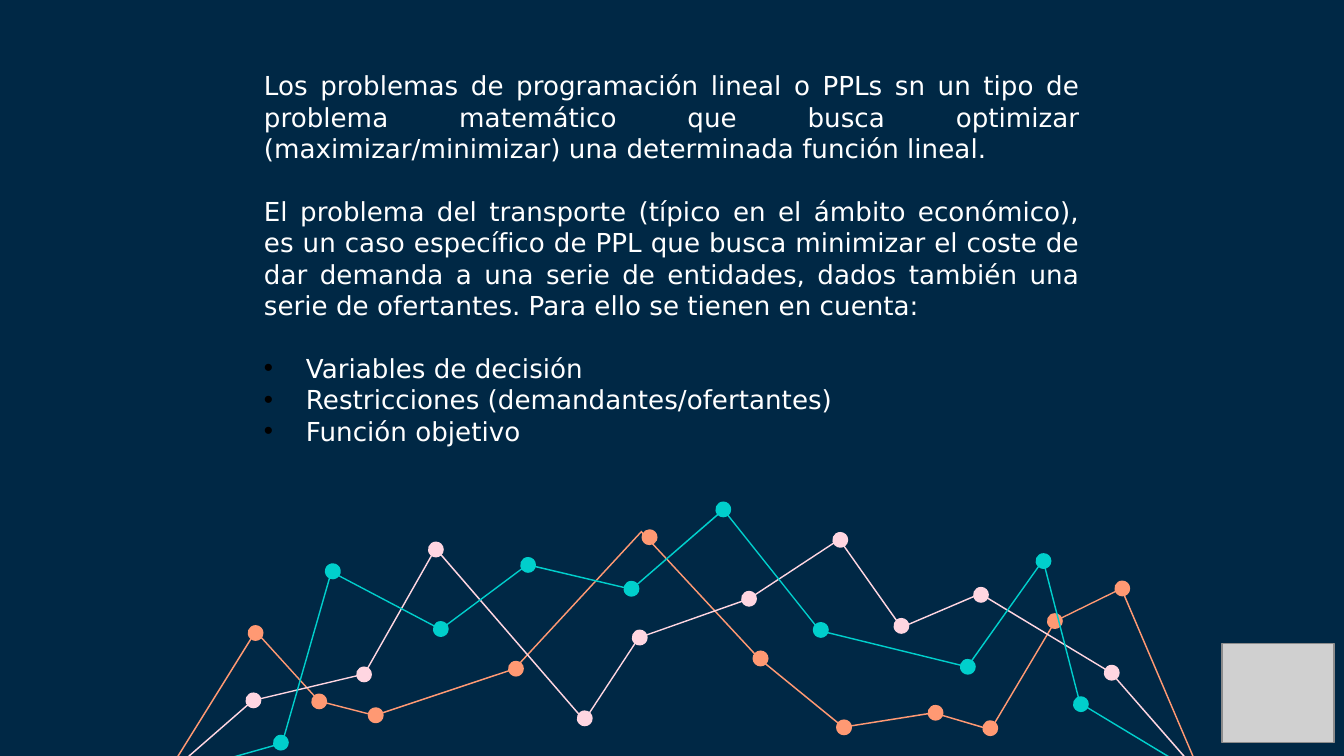
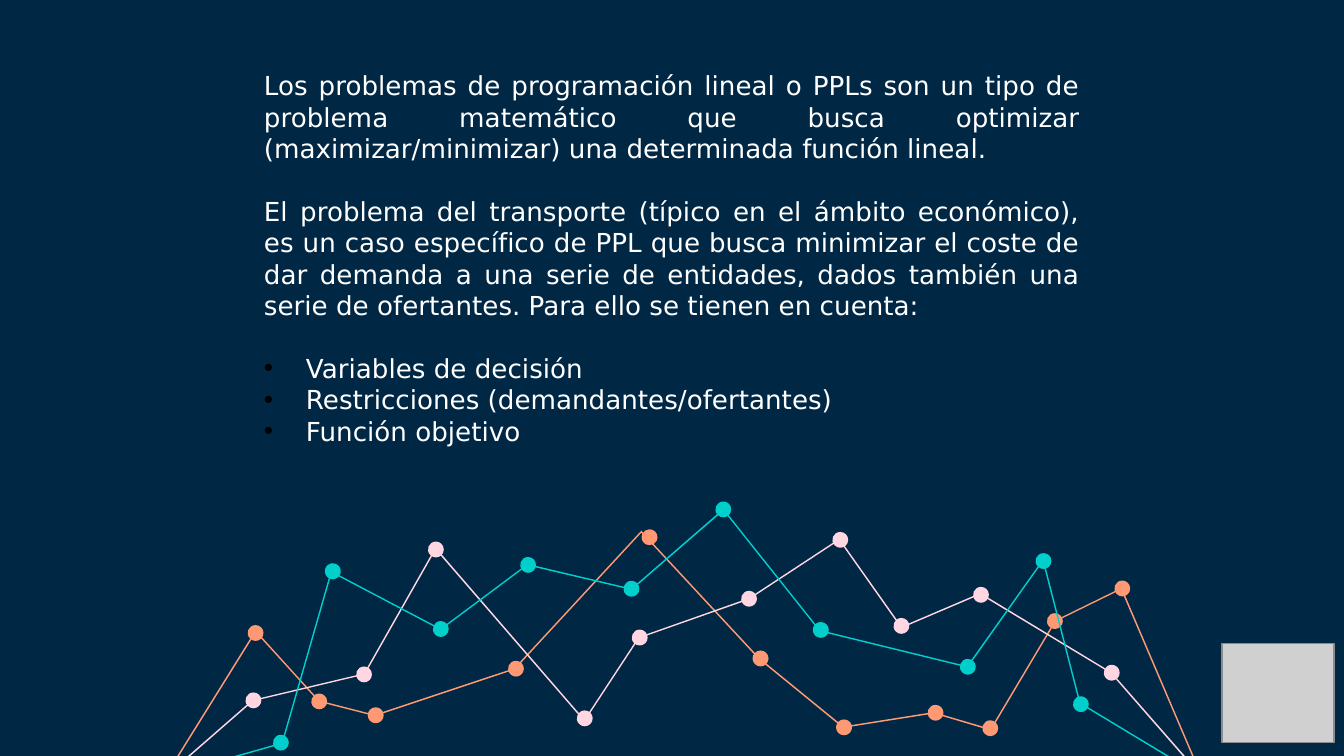
Before and after one commit to Fertry/MASI, a slide deck: slide 5 of Presentación - Problema del Transporte MASI.pptx. Drawn at 1344x756 pixels with LibreOffice and Linux fonts; fonts in the diff are those of the drawing; grey boxes stand for pictures. Boxes give left, top, right and bottom in pixels: in the first picture for what was removed or moved away, otherwise in the second. Text is boxed around its words. In the diff, an @@ line names an element or a change of style, - is before the commit and + after.

```diff
--- a/Presentación - Problema del Transporte MASI.pptx
+++ b/Presentación - Problema del Transporte MASI.pptx
@@ text at box(264, 75, 1079, 162): text changed @@
-Los problemas de programación lineal o PPLs sn un tipo de problema matemático que busca optimizar (maximizar/minimizar) una determinada función lineal.
+Los problemas de programación lineal o PPLs son un tipo de problema matemático que busca optimizar (maximizar/minimizar) una determinada función lineal.
```
Also in this commit, not shown: 1 other file.
